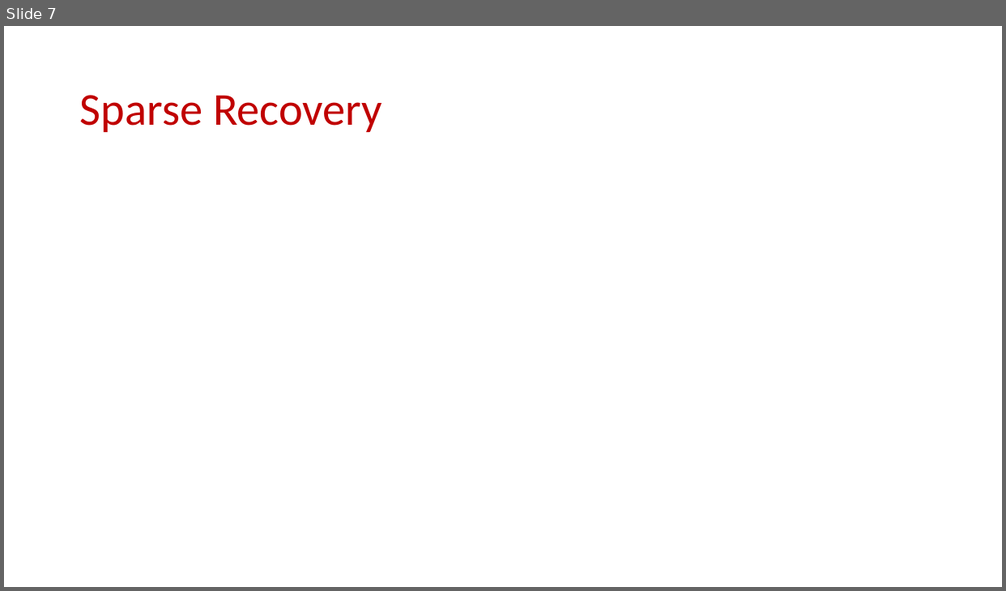
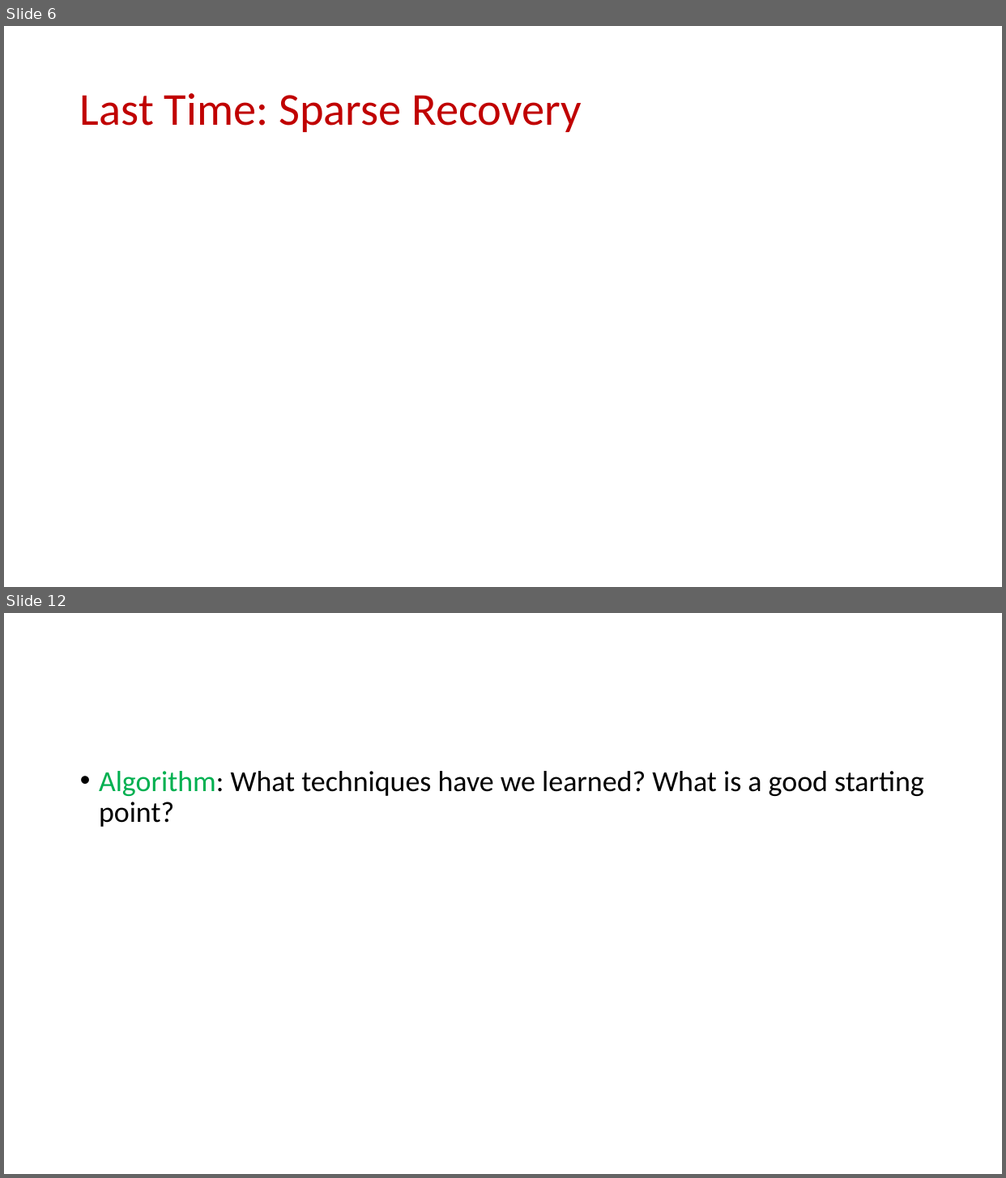
Before and after one commit to samsonzhou/samsonzhou.github.io, a slide deck: CSCE689-23/L18.pptx. Shown one above the other, each under a label of ours: slide 7 before the commit, slides 6 and 12 after it; the slides between them are not shown. The pictures are 1006x591 and 1006x1178 pixels, drawn with LibreOffice and Linux fonts; fonts in the diff are those of the drawing; grey boxes stand for pictures. Boxes give left, top, right and bottom in pixels: in the first picture for what was removed or moved away, otherwise in the second. Text is boxed around its words. In the diff, an @@ line names an element or a change of style, - is before the commit and + after.

```diff
--- a/CSCE689-23/L18.pptx
+++ b/CSCE689-23/L18.pptx
@@ slide 12 added at (x1=4, y1=613, x2=1002, y2=1174), background #FFFFFF @@
@@ text added at (x1=99, y1=771, x2=924, y2=827), 28 pt, text #000000 @@
+• Algorithm: What techniques have we learned? What is a good starting point?
@@ what was slide 7 is now slide 6 @@
@@ slide 6 changed as well @@
@@ title at (x1=80, y1=93, x2=581, y2=132): text changed @@
-Sparse Recovery
+Last Time: Sparse Recovery
```
Also in this commit, not shown: 1 other slide changed, 25 other slides added, 64 slides removed, 6 other files.
